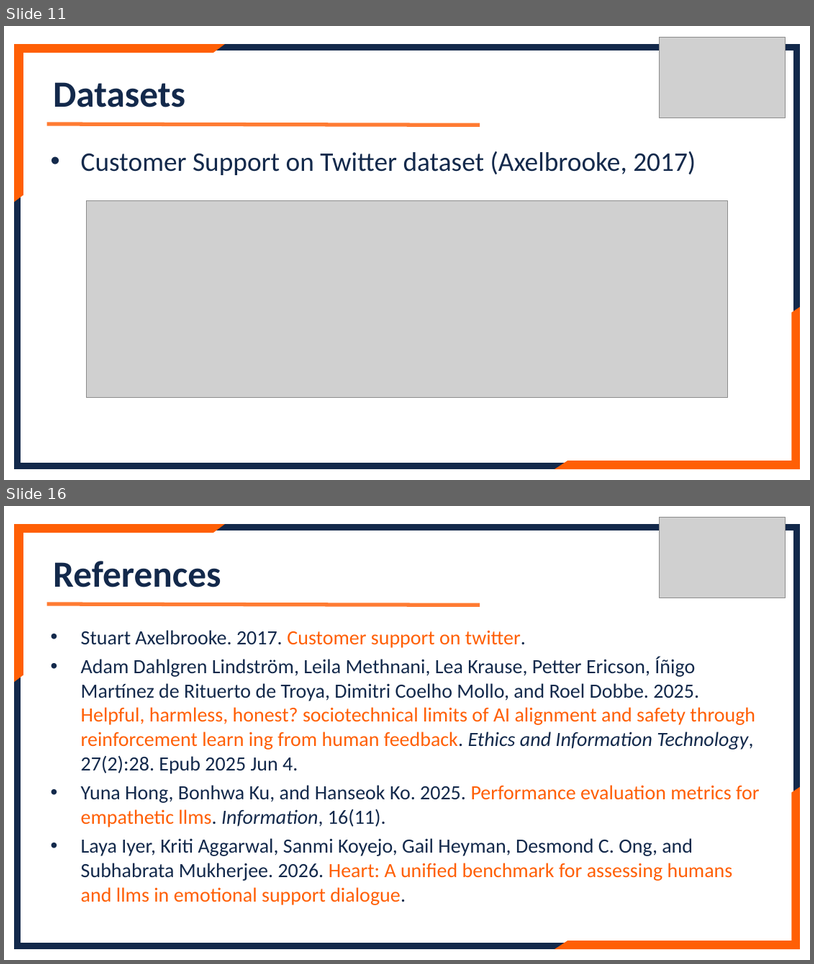
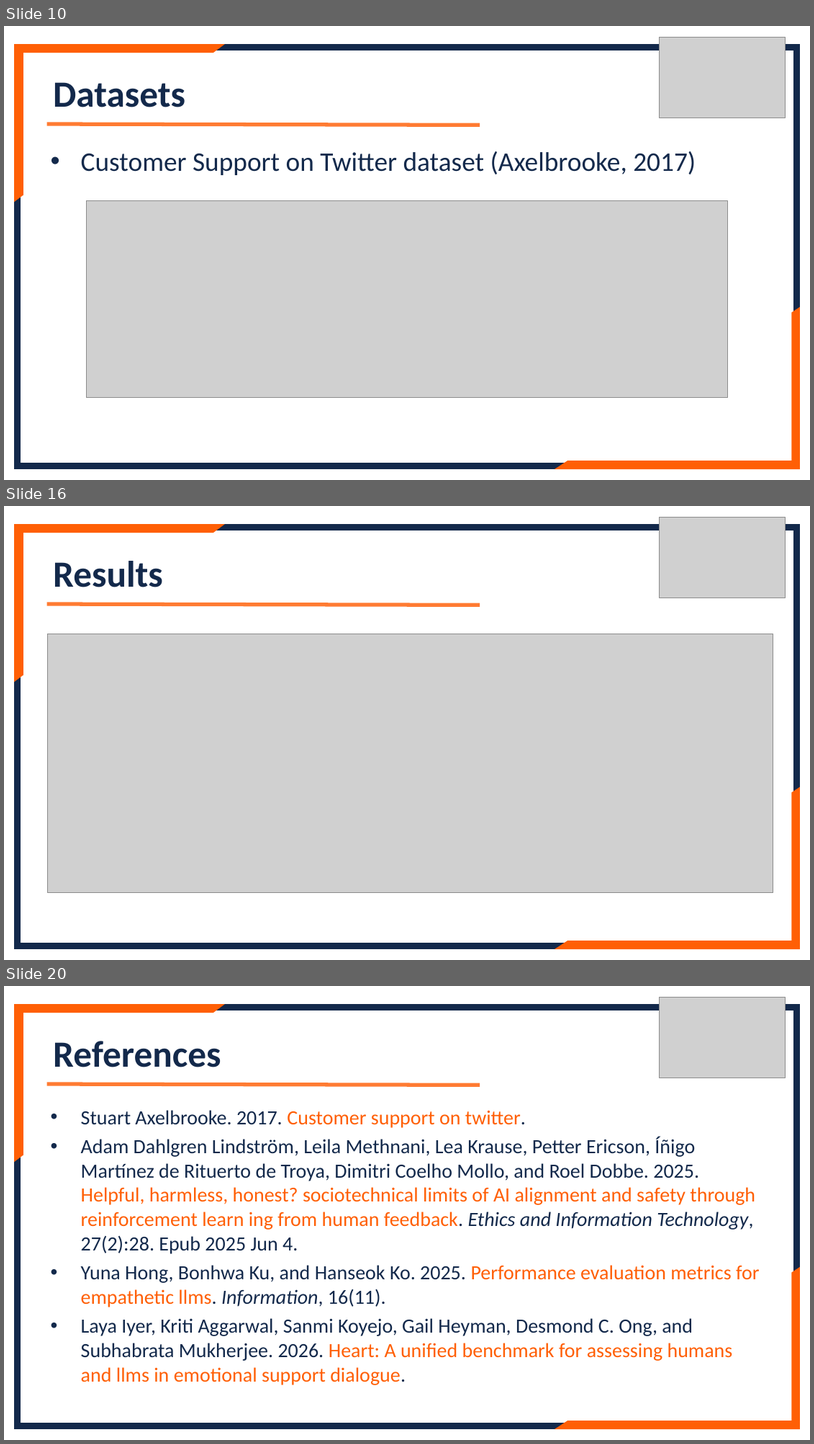
Before and after one commit to lennylin1998/ecs-llm, a slide deck: src/Files/Final_ppt.pptx. Shown one above the other, each under a label of ours: slides 11 and 16 before the commit, slides 10, 16 and 20 after it; the slides between them are not shown. The pictures are 814x964 and 814x1444 pixels, drawn with LibreOffice and Linux fonts; fonts in the diff are those of the drawing; grey boxes stand for pictures. Boxes give left, top, right and bottom in pixels: in the first picture for what was removed or moved away, otherwise in the second. Text is boxed around its words. In the diff, an @@ line names an element or a change of style, - is before the commit and + after.

```diff
--- a/src/Files/Final_ppt.pptx
+++ b/src/Files/Final_ppt.pptx
@@ slide 16 added at [4, 506, 810, 960], background #FFFFFF @@
@@ frame added at [15, 525, 800, 948], fill #13294B, outline #13294B 1.5 pt @@
@@ half frame added at [15, 525, 223, 681], fill #FF5F05, outline #FF5F05 1.5 pt @@
@@ picture added at [659, 518, 785, 598] @@
@@ text added at [53, 561, 163, 587], 44 pt, text #13294B, bold @@
+Results
@@ line added from (47, 604) to (480, 605), #FF5F05 4.5 pt @@
@@ picture added at [47, 633, 774, 893] @@
@@ half frame added at [557, 788, 800, 948], fill #FF5F05, outline #FF5F05 1.5 pt @@
@@ what was slide 11 is now slide 10 @@
@@ what was slide 16 is now slide 20 @@
```
Also in this commit, not shown: 5 slides changed, 5 other slides added, 2 slides removed, 5 other files.
